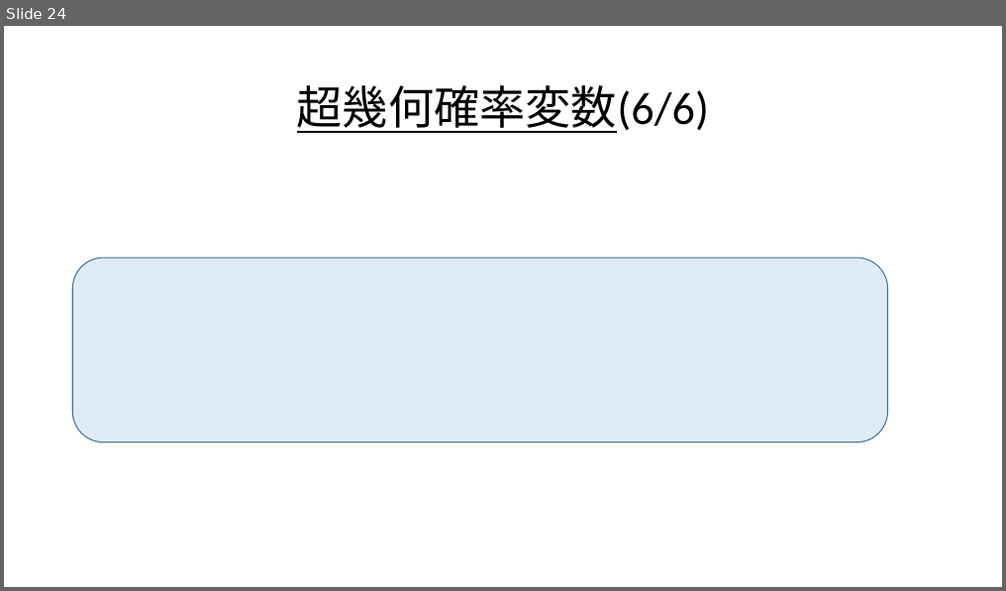
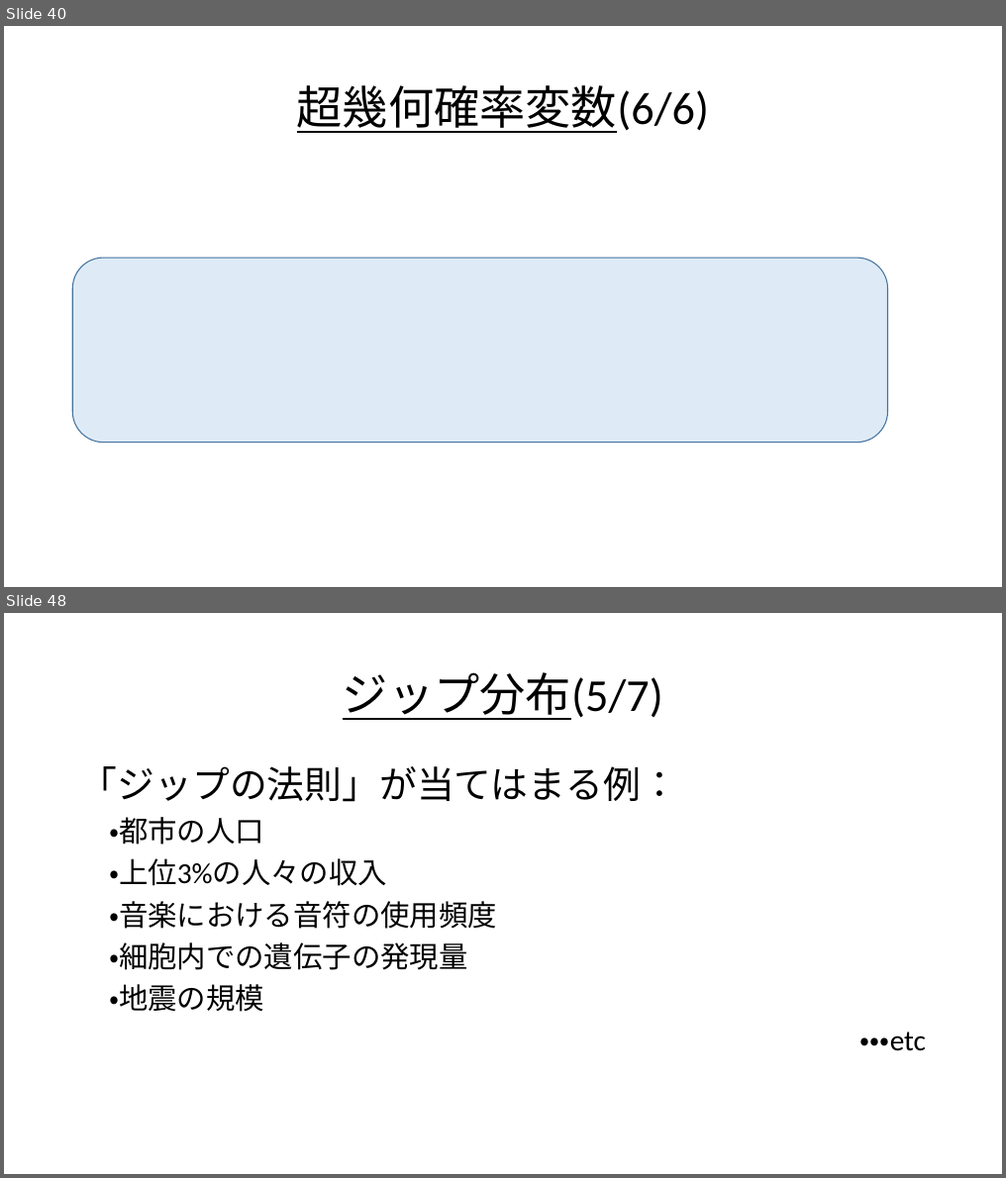
Before and after one commit to Ryo-KATAYAMA/Senior_Project, a slide deck: Chapter4_2.pptx. Shown one above the other, each under a label of ours: slide 24 before the commit, slides 40 and 48 after it; the slides between them are not shown. The pictures are 1006x591 and 1006x1178 pixels, drawn with LibreOffice and Linux fonts; fonts in the diff are those of the drawing; grey boxes stand for pictures. Boxes give left, top, right and bottom in pixels: in the first picture for what was removed or moved away, otherwise in the second. Text is boxed around its words. In the diff, an @@ line names an element or a change of style, - is before the commit and + after.

```diff
--- a/Chapter4_2.pptx
+++ b/Chapter4_2.pptx
@@ slide 48 added at [4, 613, 1002, 1174], background #FFFFFF @@
@@ title added at [343, 672, 663, 720], 44 pt, text #000000, underline @@
+ジップ分布(5/7)
@@ text added at [80, 766, 926, 1052], 28 pt, text #000000 @@
+「ジップの法則」が当てはまる例：
+・都市の人口
+・上位3%の人々の収入
+・音楽における音符の使用頻度
+・細胞内での遺伝子の発現量
+・地震の規模
+・・・etc
@@ what was slide 24 is now slide 40 @@
```
Also in this commit, not shown: 6 slides changed, 23 other slides added, 8 slides removed.
